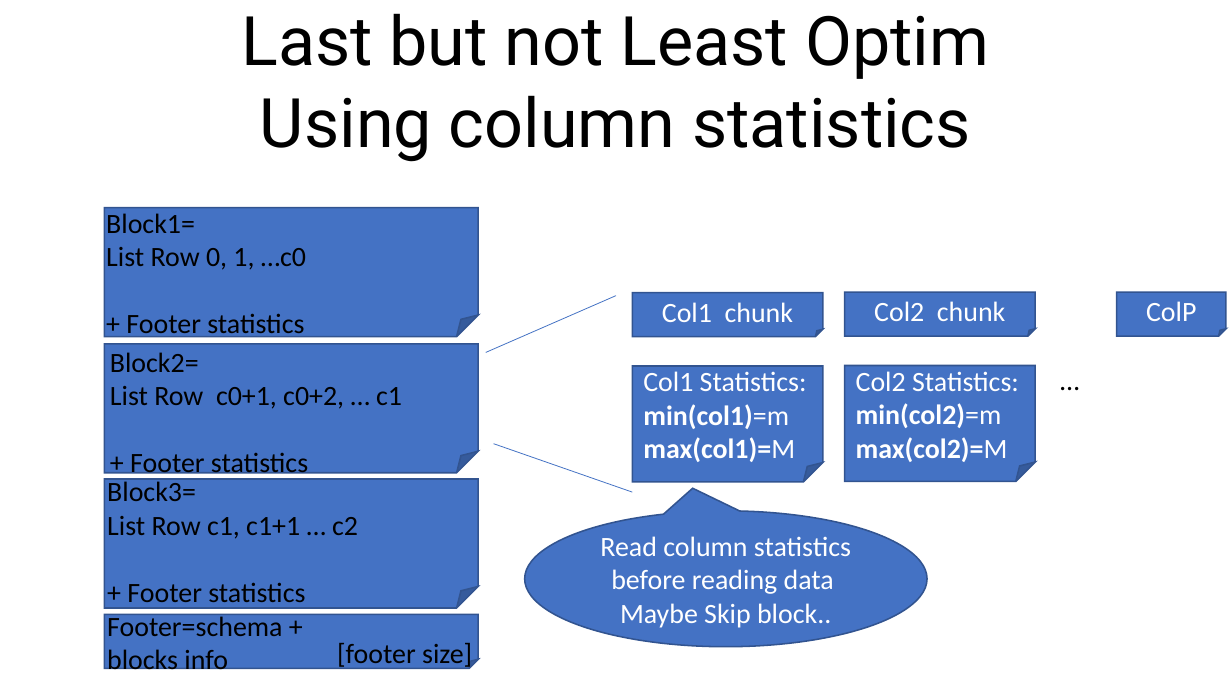
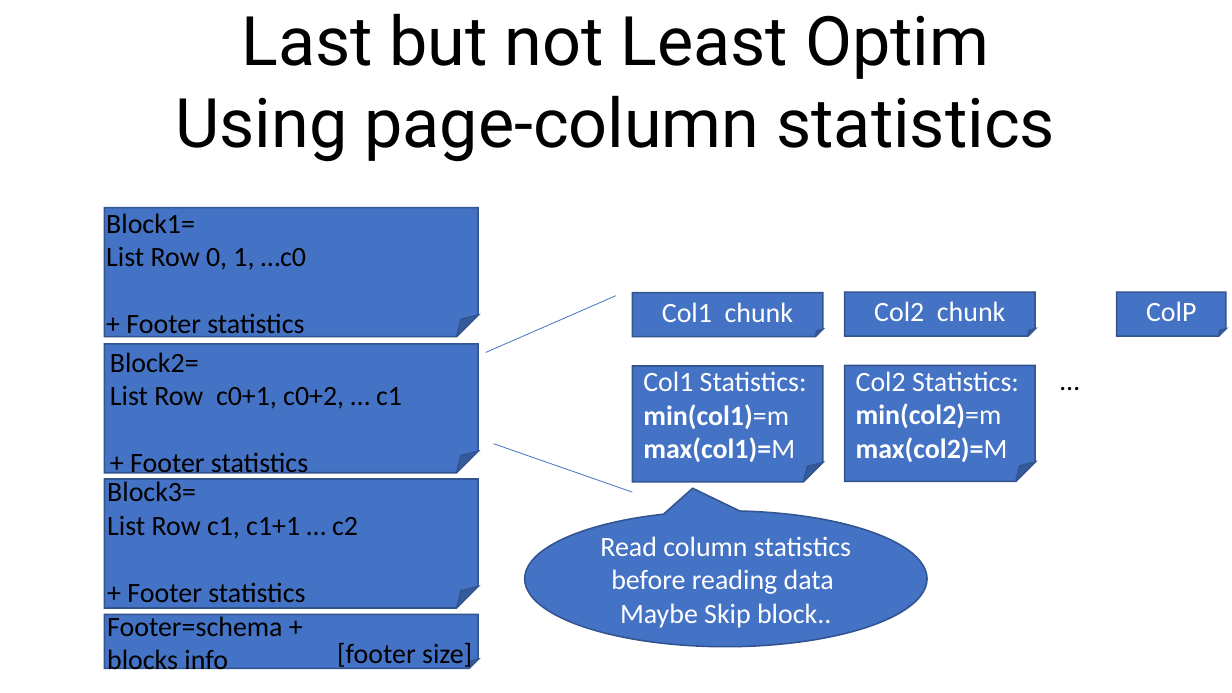
Before and after one commit to Arnaud-Nauwynck/presentations, a slide deck: slide 38 of pres-bigdata/BigData-4-hadoop-metastore-parquet-io.pptx. Drawn at 1232x693 pixels with LibreOffice and Linux fonts; fonts in the diff are those of the drawing. Boxes give left, top, right and bottom in pixels: in the first picture for what was removed or moved away, otherwise in the second. Text is boxed around its words. In the diff, an @@ line names an element or a change of style, - is before the commit and + after.

```diff
--- a/pres-bigdata/BigData-4-hadoop-metastore-parquet-io.pptx
+++ b/pres-bigdata/BigData-4-hadoop-metastore-parquet-io.pptx
@@ text at [175,95,1055,162]: text changed @@
-Using column statistics
+Using page-column statistics
```
Also in this commit, not shown: 1 other slide changed, 3 slides added, 3 other files.
